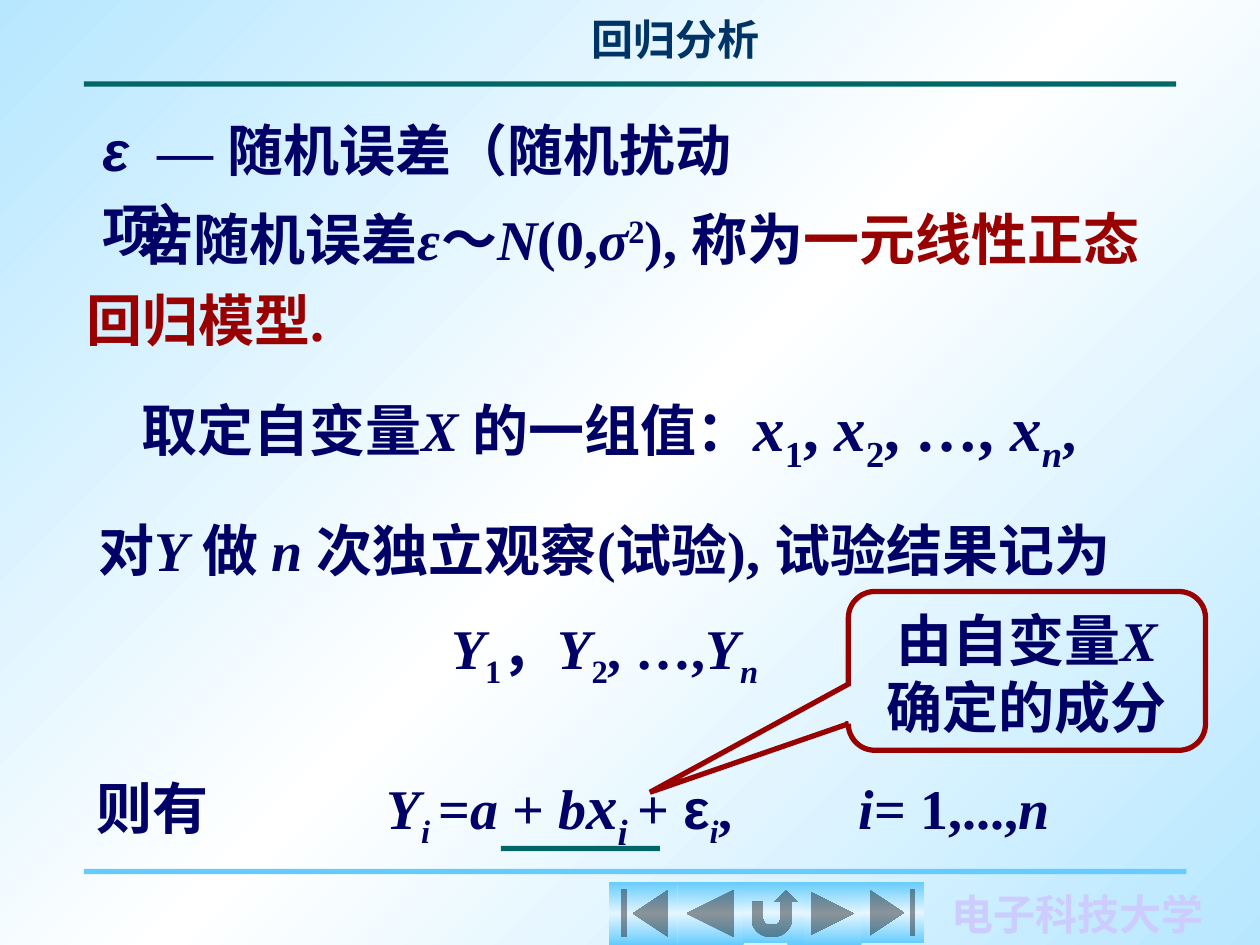
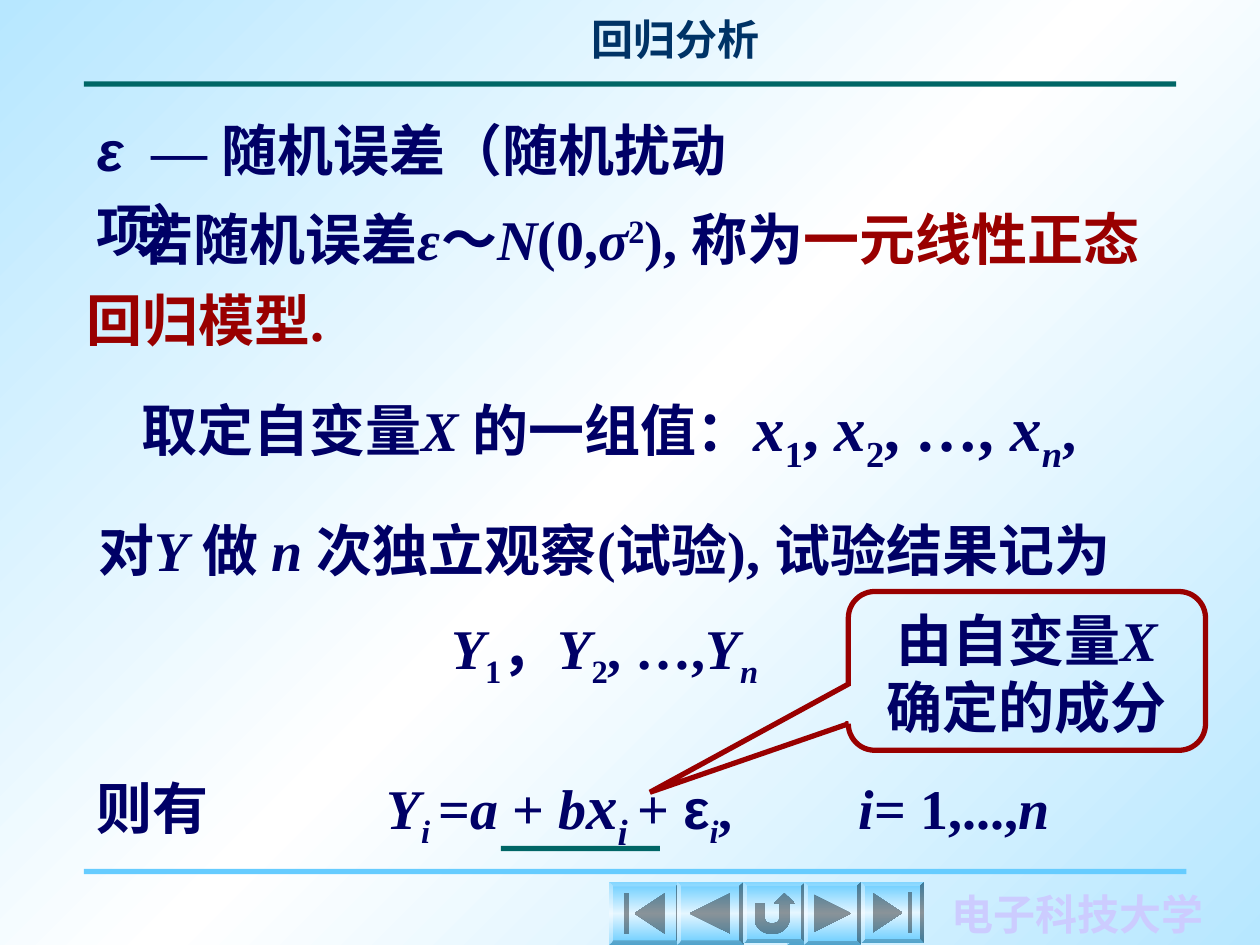
Before and after one commit to RNCHEN/rebuild-2022, a slide deck: slide 3 of possibilities/概率论/Chapter 9/C9_2-1.PPT. Drawn at 1260x945 pixels with LibreOffice and Linux fonts; fonts in the diff are those of the drawing. Boxes give left, top, right and bottom in pixels: in the first picture for what was removed or moved away, otherwise in the second. Text is boxed around its words. In the diff, an @@ line names an element or a change of style, - is before the commit and + after.

```diff
--- a/possibilities/概率论/Chapter 9/C9_2-1.PPT
+++ b/possibilities/概率论/Chapter 9/C9_2-1.PPT
@@ text "ε — 随机误差（随机扰动项）": place and size @@
-text "ε — 随机误差（随机扰动项）" at <box>102,123,731,177</box>
+text "ε — 随机误差（随机扰动项）" at <box>97,123,726,177</box>
@@ outline redrawn in 6 elements at <box>788,882,861,945</box>, <box>609,882,680,945</box>, <box>677,882,743,945</box>, <box>743,882,805,944</box>, <box>804,882,861,945</box>, <box>861,882,924,944</box> @@
```
Also in this commit, not shown: 36 other slides changed, 7 other files.
